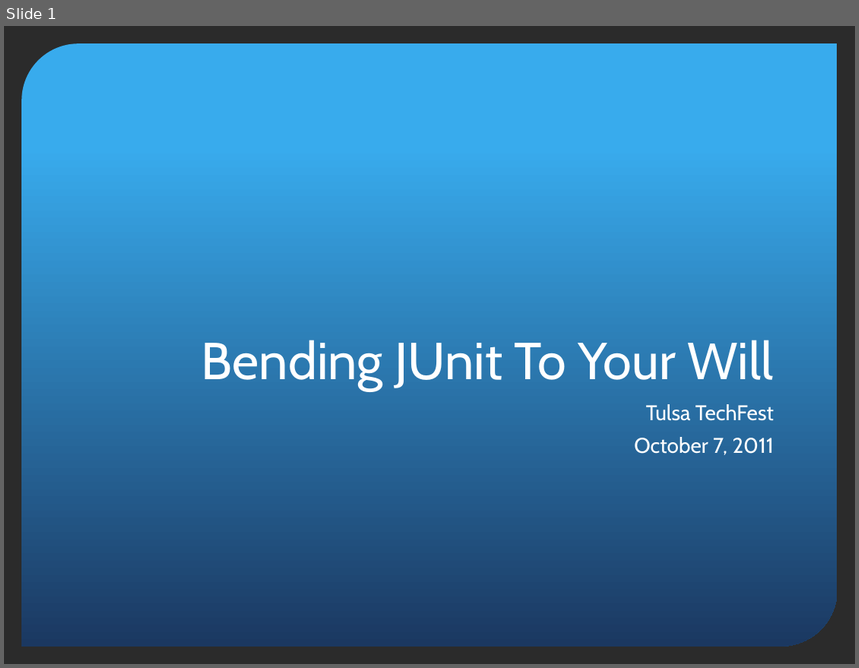
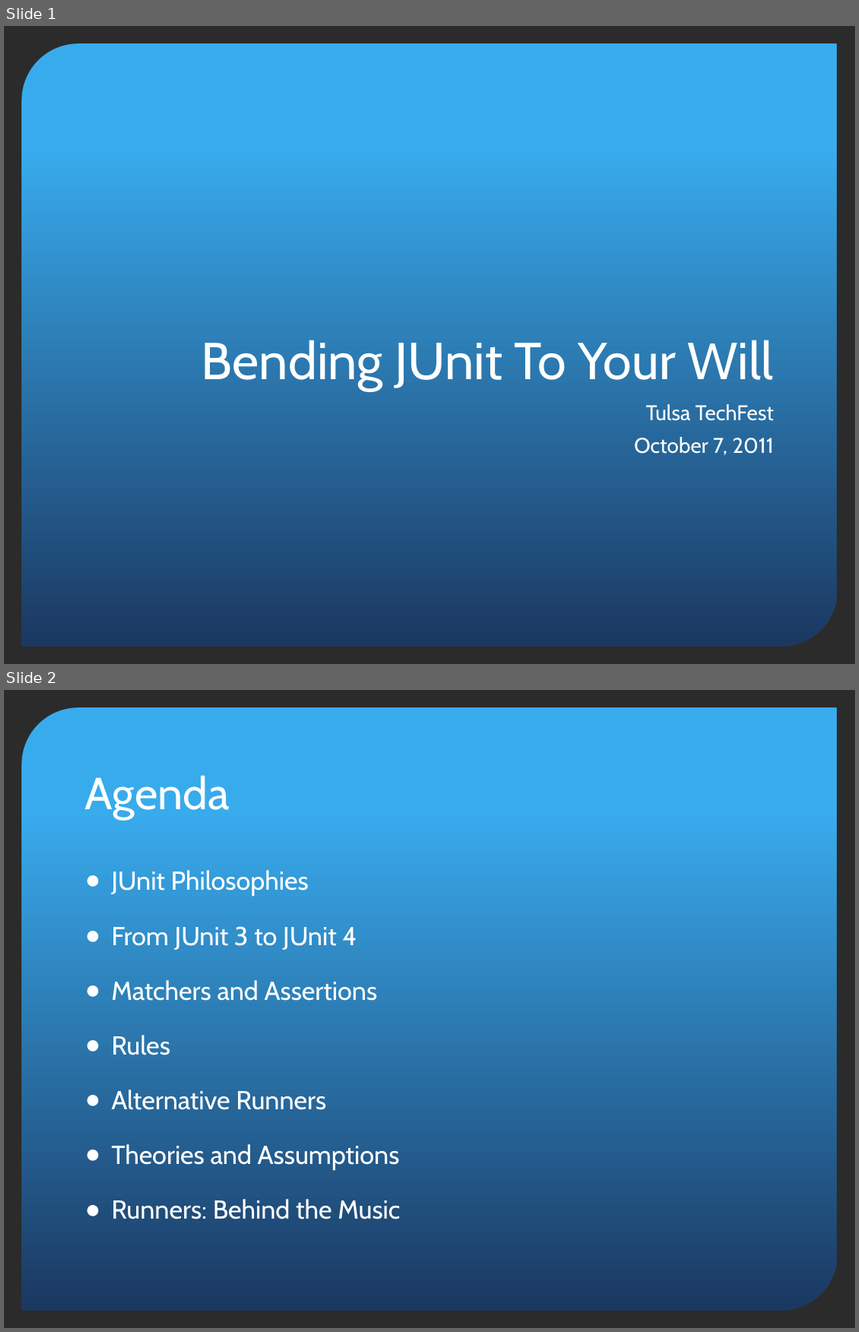
Before and after one commit to pholser/bending-junit, a slide deck: bending-junit.pptx. Shown one above the other, each under a label of ours: slide 1 before the commit, slides 1 and 2 after it. The pictures are 859x668 and 859x1332 pixels, drawn with LibreOffice and Linux fonts; fonts in the diff are those of the drawing; background and template pictures are left out; a plain dark background stands for a picture behind light text. Boxes give left, top, right and bottom in pixels: in the first picture for what was removed or moved away, otherwise in the second. Text is boxed around its words. In the diff, an @@ line names an element or a change of style, - is before the commit and + after.

Commit message:
Adding slides, adding factory method to PredicateMatcher, assuming Predicates respond to toString() sensibly, and as though they could be a SAM type.

```diff
--- a/bending-junit.pptx
+++ b/bending-junit.pptx
@@ slide 2 added at [4,690,855,1328], background picture (left out); not listed: 1 template element that a slide beside it also shows @@
@@ title added at [85,775,230,819], 38 pt, text #FFFFFF @@
+Agenda
@@ text added at [111,870,400,1220], 22 pt, text #FFFFFF @@
+● JUnit Philosophies
+● From JUnit 3 to JUnit 4
+● Matchers and Assertions
+● Rules
+● Alternative Runners
+● Theories and Assumptions
+● Runners: Behind the Music
```
Also in this commit, not shown: 8 other slides added, 3 other files.
